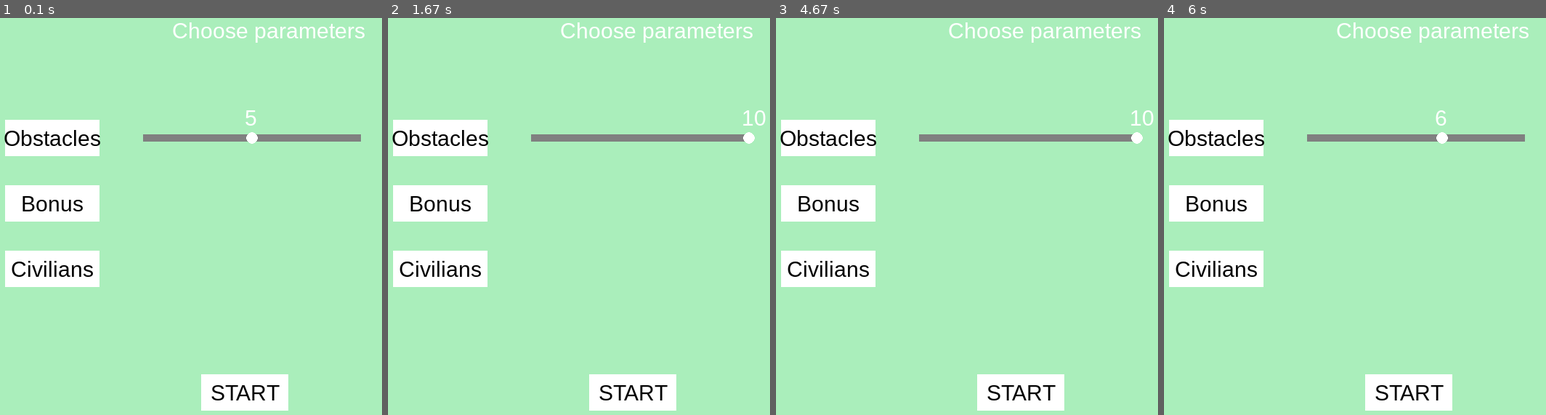
Above: before the commit, frames 1-4 (left to right).
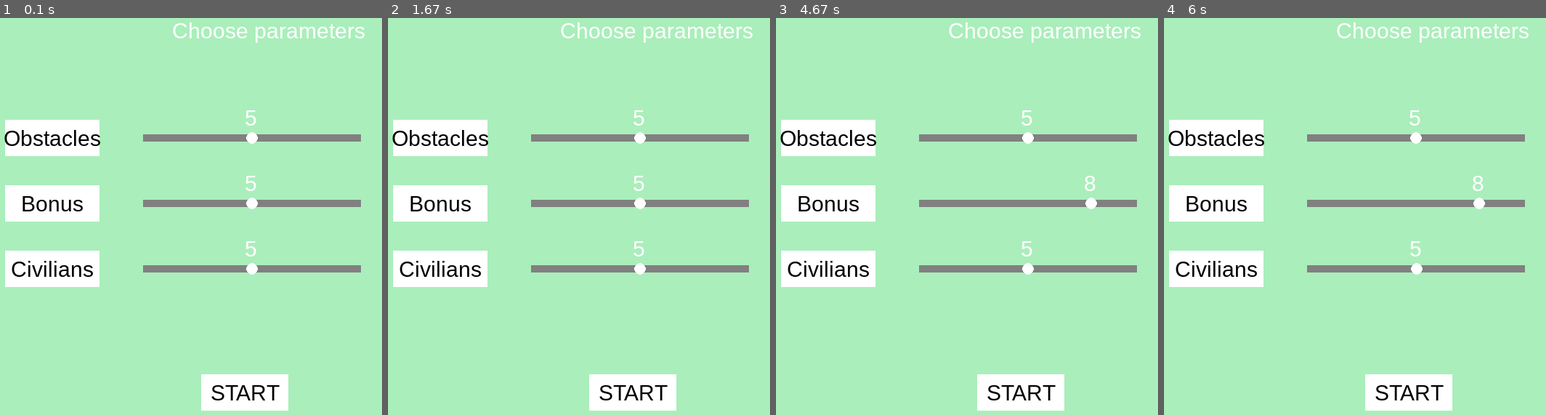
Above: after the commit, the same moments.

Repository: slowdivesun/war-game
Game: pygame game, started from war_game.py
Two runs of this game, one before a commit and one after it. Both use one fixed random seed, a clock stepped at 60 frames per second and the inputs below.
Inputs (mouse positions are in pixels of both pictures, inside the frame that each line leads up to):
- Up to frame 1 (0.1 s): no input
- Up to frame 2 (1.67 s): press the mouse at (617, 248) at 0.37 s; move the mouse to (731, 232) at 0.47 s; release the mouse at (outside the picture) at 0.6 s
- Up to frame 3 (4.67 s): press the mouse at (1005, 248) at 4.27 s; move the mouse to (1093, 204) at 4.37 s; release the mouse at (outside the picture) at 4.5 s
- Up to frame 4 (6 s): press the mouse at (1393, 248) at 5.27 s; move the mouse to (1370, 260) at 5.37 s; release the mouse at (1351, 268) at 5.5 s; press the mouse at (1393, 248) at 5.6 s; move the mouse to (1416, 268) at 5.7 s; release the mouse at (1442, 291) at 5.83 s

The runs differ from the first frame. In frame 1, 2.2% of the frame differs, in the area x 37-95%, y 39-65%; in frame 2, 2.5%; in frame 3, 2.5%, in the area x 37-99%, y 23-65%; in frame 4, 2.5%.

Commit message:
Added more sliders for bonus and civilians

Diff:
--- a/sliders.py
+++ b/sliders.py
@@ -22,16 +22,49 @@
         pass
 
     def find_value(self, event):
-        slider_knob_x = min(
+        self.slider_knob_x = min(
             max(event.pos[0], self.slider_x), self.slider_x + self.slider_width
         )
         slider_value = round(
             self.slider_min
             + (self.slider_max - self.slider_min)
-            * (slider_knob_x - self.slider_x)
+            * (self.slider_knob_x - self.slider_x)
             / self.slider_width
         )
+
+        return slider_value
+
+
+class EnemySlider:
+    slider_width = 300
+    slider_height = 10
+    slider_x = (disp_width / 2) - (slider_width / 2)
+    slider_y = 170
+    slider_min = 0
+    slider_max = 10
+    slider_value = 5
+    slider_rect = pygame.Rect(slider_x, slider_y, slider_width, slider_height)
+    slider_knob_radius = 8
+    slider_knob_x = slider_x + int(
+        (slider_value - slider_min) / (slider_max - slider_min) * slider_width
+    )
+    slider_knob_y = slider_y + int(slider_height / 2)
+
+    def __init__(self):
         pass
+
+    def find_value(self, event):
+        self.slider_knob_x = min(
+            max(event.pos[0], self.slider_x), self.slider_x + self.slider_width
+        )
+        slider_value = round(
+            self.slider_min
+            + (self.slider_max - self.slider_min)
+            * (self.slider_knob_x - self.slider_x)
+            / self.slider_width
+        )
+
+        return slider_value
 
 
 class BonusSlider:
@@ -51,3 +84,16 @@
 
     def __init__(self):
         pass
+
+    def find_value(self, event):
+        self.slider_knob_x = min(
+            max(event.pos[0], self.slider_x), self.slider_x + self.slider_width
+        )
+        slider_value = round(
+            self.slider_min
+            + (self.slider_max - self.slider_min)
+            * (self.slider_knob_x - self.slider_x)
+            / self.slider_width
+        )
+
+        return slider_value
--- a/war_game.py
+++ b/war_game.py
@@ -5,7 +5,7 @@
 from bomb import Bomb
 from civilian import Civilian
 from bonus import Bonus
-from sliders import CivilianSlider, BonusSlider
+from sliders import CivilianSlider, BonusSlider, EnemySlider
 import random
 from load_image import load_image
 from explosion_group import explosion_group
@@ -79,35 +79,39 @@
     DISPLAYSURF.blit(img, (x, y))
 
 
-def draw_slider():
-    pygame.draw.rect(DISPLAYSURF, GRAY, slider_rect)
-    pygame.draw.circle(
-        DISPLAYSURF, WHITE, (slider_knob_x, slider_knob_y), slider_knob_radius
-    )
-
-
-def draw_civilian_slider():
-    civ_slider = CivilianSlider()
-    pygame.draw.rect(DISPLAYSURF, GRAY, civ_slider.slider_rect)
+e_slider = EnemySlider()
+c_slider = CivilianSlider()
+b_slider = BonusSlider()
+
+
+def draw_enemy_slider():
+    pygame.draw.rect(DISPLAYSURF, GRAY, e_slider.slider_rect)
     pygame.draw.circle(
         DISPLAYSURF,
         WHITE,
-        (civ_slider.slider_knob_x, civ_slider.slider_knob_y),
-        civ_slider.slider_knob_radius,
+        (e_slider.slider_knob_x, e_slider.slider_knob_y),
+        e_slider.slider_knob_radius,
     )
-    return civ_slider
-
-
-def draw_bonus_slider():
-    bon_slider = BonusSlider()
-    pygame.draw.rect(DISPLAYSURF, GRAY, bon_slider.slider_rect)
+
+
+def draw_civilian_slider():
+    pygame.draw.rect(DISPLAYSURF, GRAY, c_slider.slider_rect)
     pygame.draw.circle(
         DISPLAYSURF,
         WHITE,
-        (bon_slider.slider_knob_x, bon_slider.slider_knob_y),
-        bon_slider.slider_knob_radius,
+        (c_slider.slider_knob_x, c_slider.slider_knob_y),
+        c_slider.slider_knob_radius,
     )
-    return bon_slider
+
+
+def draw_bonus_slider():
+    pygame.draw.rect(DISPLAYSURF, GRAY, b_slider.slider_rect)
+    pygame.draw.circle(
+        DISPLAYSURF,
+        WHITE,
+        (b_slider.slider_knob_x, b_slider.slider_knob_y),
+        b_slider.slider_knob_radius,
+    )
 
 
 def create_buttons(x, y, w, h, font, text, k, g, color=WHITE):
@@ -503,11 +507,13 @@
     DISPLAYSURF.blit(background, (0, 0))
     pygame.display.flip()
 
+    i = 1
     while True:
+        i += 1
         DISPLAYSURF.blit(background, (0, 0))
-        draw_slider()
-        # civ_slider = draw_civilian_slider()
-        # bon_slider = draw_bonus_slider()
+        draw_enemy_slider()
+        draw_civilian_slider()
+        draw_bonus_slider()
         button1 = create_buttons(
             380, 500, 120, 50, pygame.font.SysFont("Arial", 30), "START", 410, 505
         )
@@ -524,15 +530,22 @@
             elif event.type == pygame.MOUSEMOTION:
                 if event.buttons[0] == 1:  # if left button is pressed
                     # move slider knob
-                    slider_knob_x = min(
-                        max(event.pos[0], slider_x), slider_x + slider_width
-                    )
-                    slider_value = round(
-                        slider_min
-                        + (slider_max - slider_min)
-                        * (slider_knob_x - slider_x)
-                        / slider_width
-                    )
+                    # slider_knob_x = min(
+                    #     max(event.pos[0], slider_x), slider_x + slider_width
+                    # )
+                    # slider_value = round(
+                    #     slider_min
+                    #     + (slider_max - slider_min)
+                    #     * (slider_knob_x - slider_x)
+                    #     / slider_width
+                    # )
+                    if e_slider.slider_rect.collidepoint(pygame.mouse.get_pos()):
+                        e_slider.slider_value = e_slider.find_value(event)
+                    if b_slider.slider_rect.collidepoint(pygame.mouse.get_pos()):
+                        b_slider.slider_value = b_slider.find_value(event)
+                    if c_slider.slider_rect.collidepoint(pygame.mouse.get_pos()):
+                        c_slider.slider_value = c_slider.find_value(event)
+
             elif event.type == MOUSEBUTTONDOWN:
                 for btn in buttons:
                     if btn.collidepoint(pygame.mouse.get_pos()):
@@ -541,7 +554,27 @@
                         # elif btn == button3:
                         # elif btn == button4:
 
-        draw_text(str(slider_value), font, WHITE, slider_knob_x - 10, slider_y - 40)
+        draw_text(
+            str(e_slider.slider_value),
+            font,
+            WHITE,
+            e_slider.slider_knob_x - 10,
+            e_slider.slider_y - 40,
+        )
+        draw_text(
+            str(b_slider.slider_value),
+            font,
+            WHITE,
+            b_slider.slider_knob_x - 10,
+            b_slider.slider_y - 40,
+        )
+        draw_text(
+            str(c_slider.slider_value),
+            font,
+            WHITE,
+            c_slider.slider_knob_x - 10,
+            c_slider.slider_y - 40,
+        )
         pygame.display.update()
 
 
